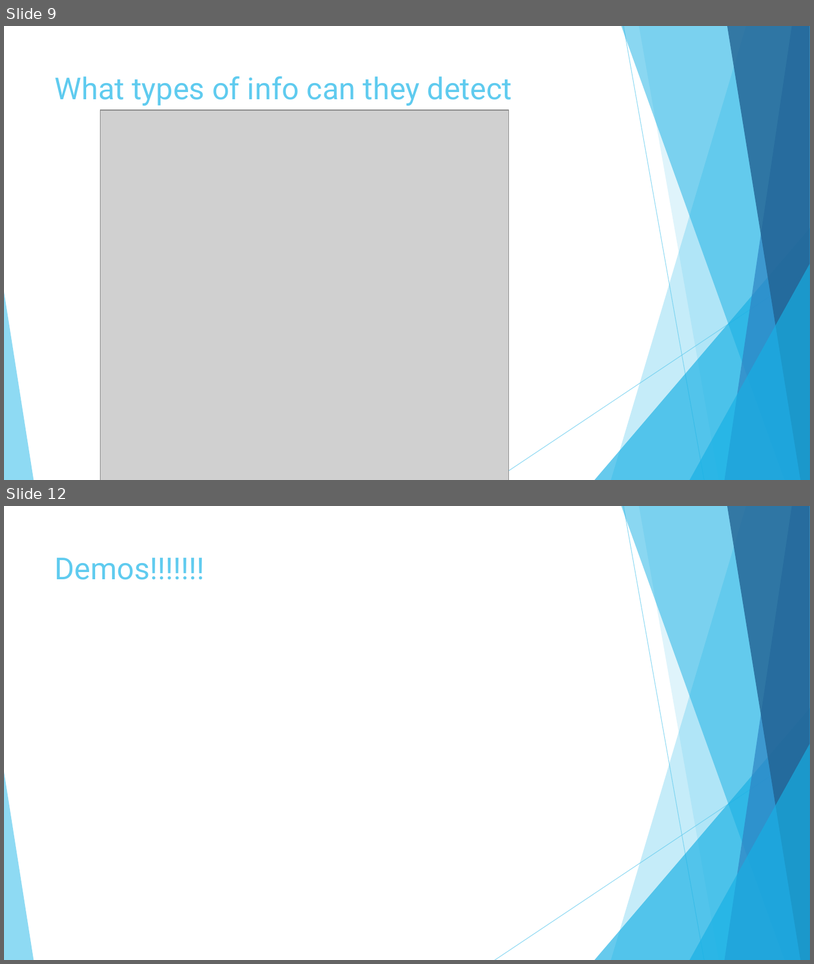
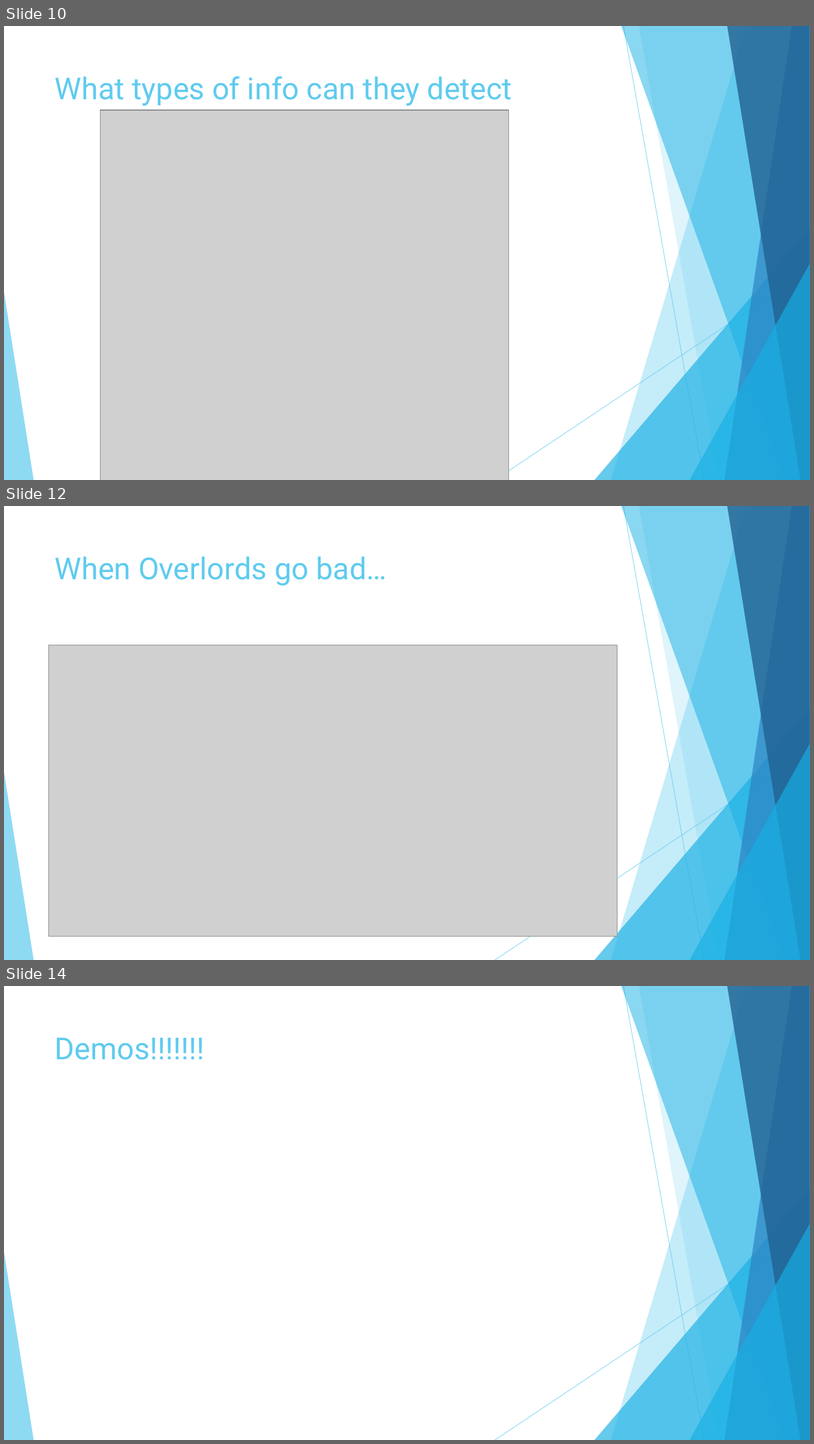
Before and after one commit to pulcher/Robot-Overlord-TV, a slide deck: roltv.pptx. Shown one above the other, each under a label of ours: slides 9 and 12 before the commit, slides 10, 12 and 14 after it; the slides between them are not shown. The pictures are 814x964 and 814x1444 pixels, drawn with LibreOffice and Linux fonts; fonts in the diff are those of the drawing; grey boxes stand for pictures. Boxes give left, top, right and bottom in pixels: in the first picture for what was removed or moved away, otherwise in the second. Text is boxed around its words. In the diff, an @@ line names an element or a change of style, - is before the commit and + after.

```diff
--- a/roltv.pptx
+++ b/roltv.pptx
@@ slide 12 added at [4, 506, 810, 960], background #FFFFFF; not listed: 10 template elements that a slide beside it also shows @@
@@ title added at [55, 556, 387, 586], 36 pt, text #5FCBEF @@
+When Overlords go bad…
@@ picture added at [49, 645, 617, 936] @@
@@ what was slide 9 is now slide 10 @@
@@ what was slide 12 is now slide 14 @@
```
Also in this commit, not shown: 3 slides changed, 2 other slides added, 1 slide removed, 1 other file.
